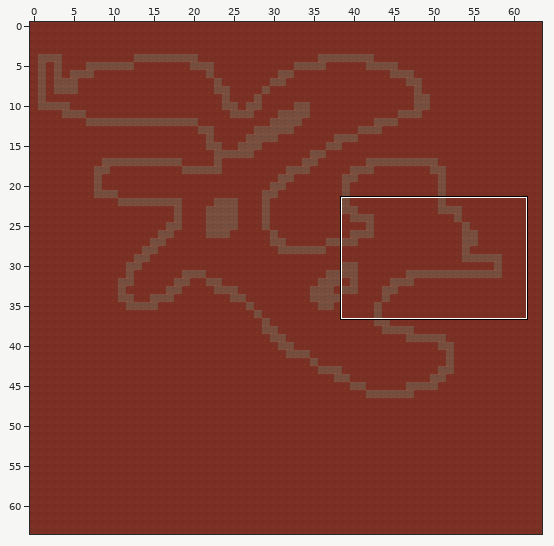
A Tiled map gets an edit: assets/tiled/mapUnderground3.tmx. The first picture is a wide view before the edit; the outline marks the close-up.
Close-up. First the earlier version:
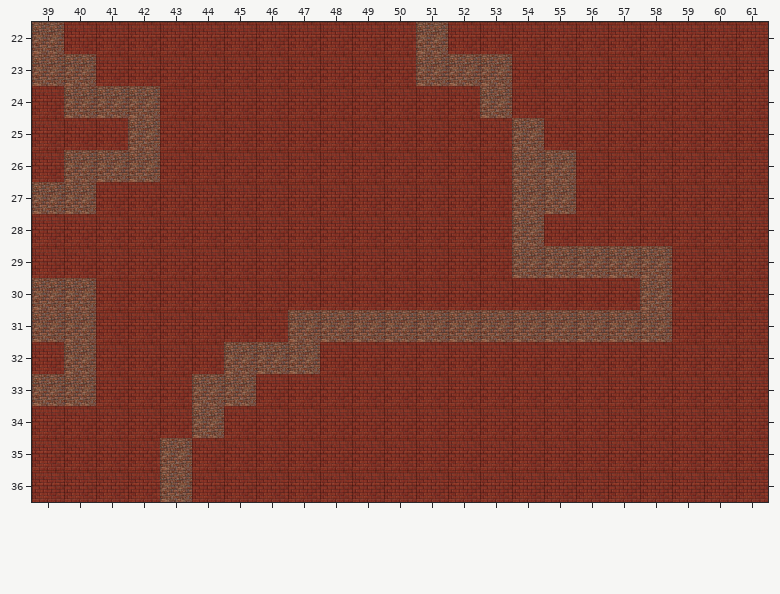
Cells are 64x64 px. Shown: x 39..61, y 22..36.
Now the later version:
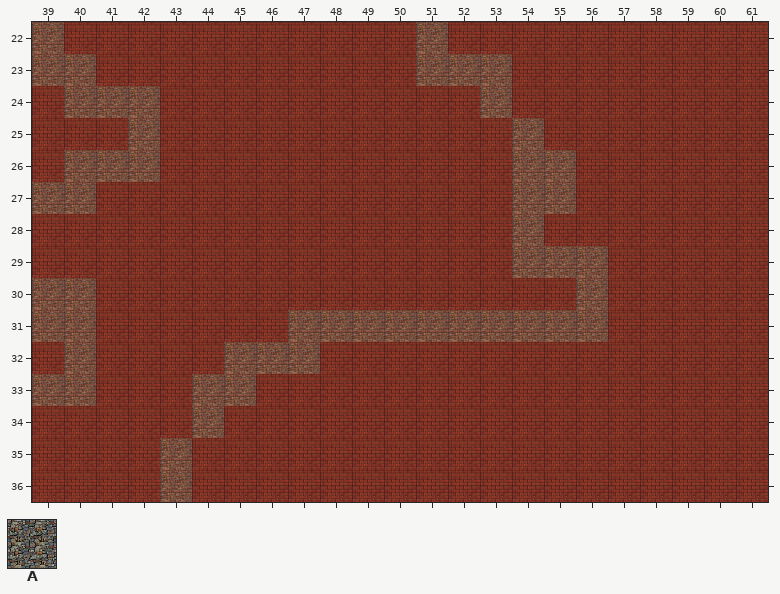
Key: from "tileset": A 8.
_ is an empty cell, . an unchanged one.
The exact change:
--- layer "walls"
@@ x 56..58 @@
-29 .AA
-30 _.A
-31 .AA
+29 .__
+30 A._
+31 .__
Where, in picture pixels (left, top, right, bottom), the same in both close-ups:
changed: (576, 246, 672, 342)
